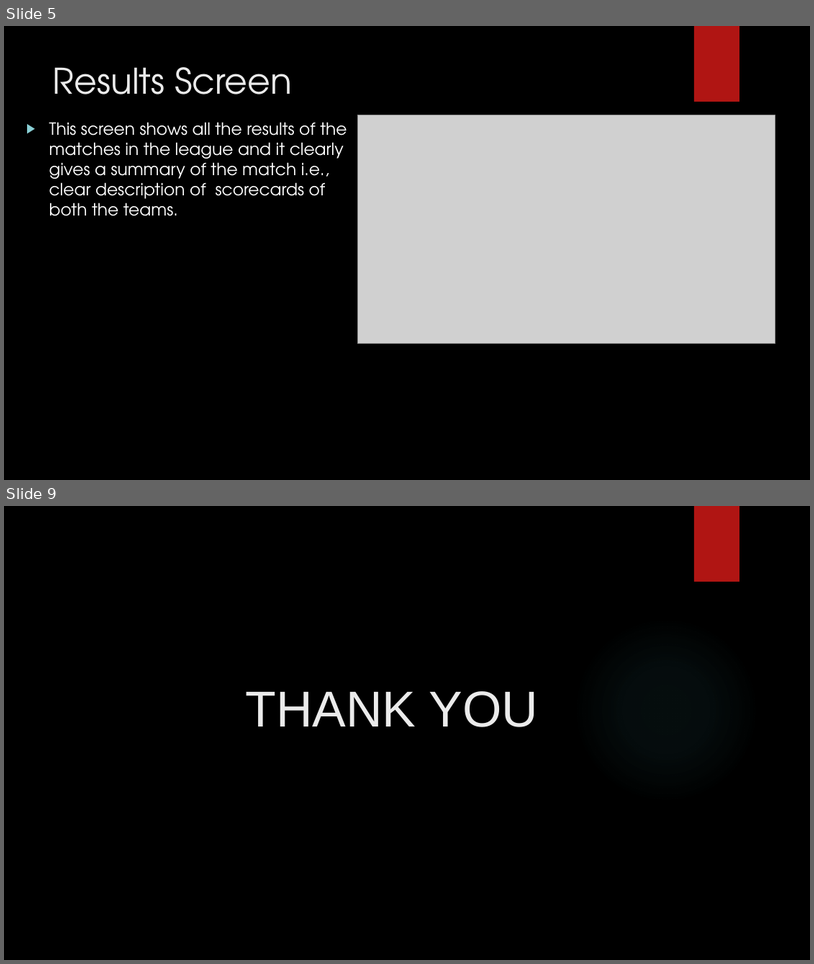
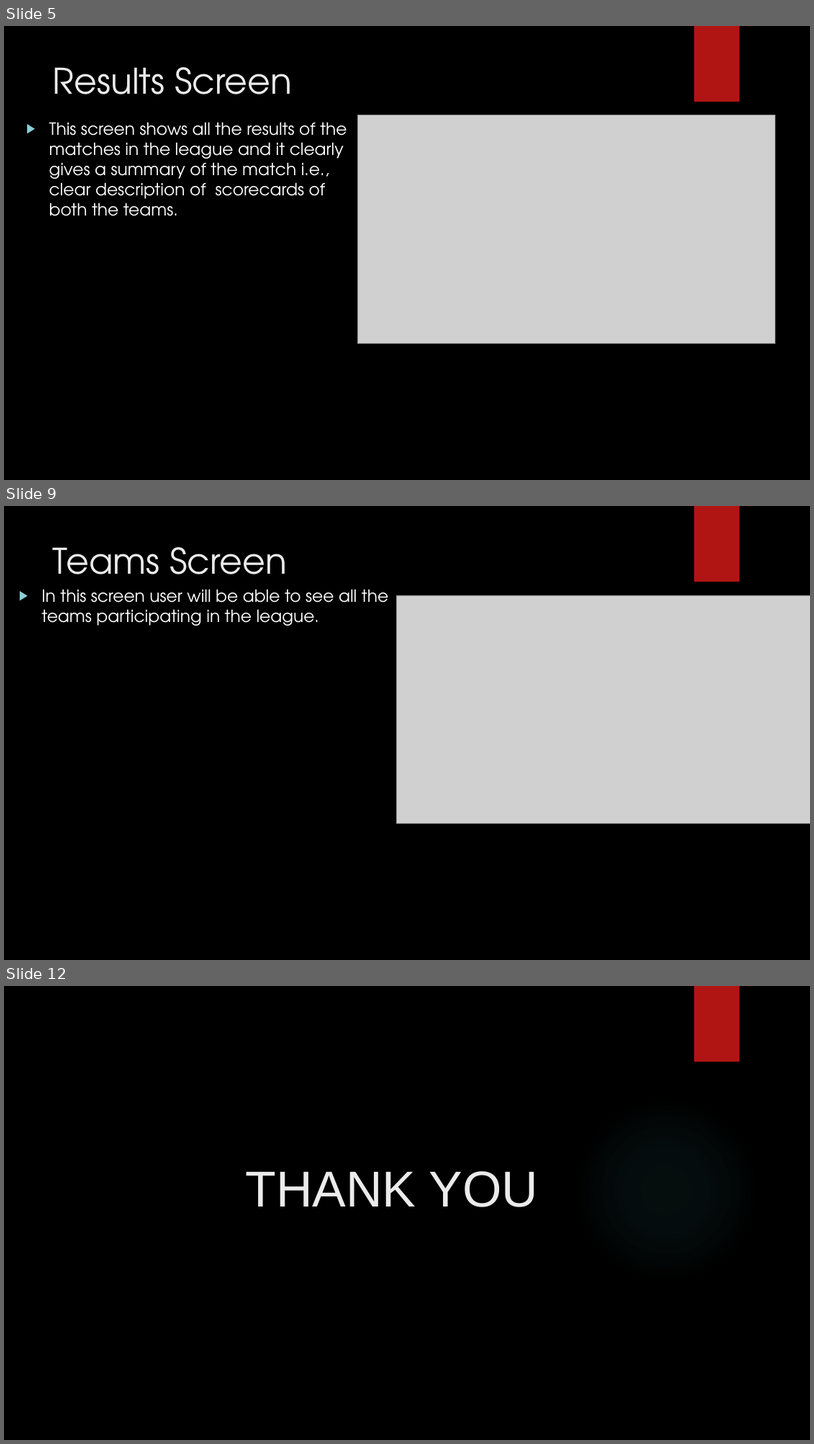
Before and after one commit to harshithreddypeddolla/Assignment-Cricketleague, a slide deck: Cricket League and Teams.pptx. Shown one above the other, each under a label of ours: slides 5 and 9 before the commit, slides 5, 9 and 12 after it; the slides between them are not shown. The pictures are 814x964 and 814x1444 pixels, drawn with LibreOffice and Linux fonts; fonts in the diff are those of the drawing; grey boxes stand for pictures; background and template pictures are left out. Boxes give left, top, right and bottom in pixels: in the first picture for what was removed or moved away, otherwise in the second. Text is boxed around its words. In the diff, an @@ line names an element or a change of style, - is before the commit and + after.

```diff
--- a/Cricket League and Teams.pptx
+++ b/Cricket League and Teams.pptx
@@ slide 9 added at box(4, 506, 810, 960), background picture (left out); not listed: 1 template element that a slide beside it also shows @@
@@ title added at box(53, 547, 287, 590), 42 pt, text #EBEBEB @@
+Teams Screen
@@ text added at box(41, 589, 388, 626), 20 pt, text #FFFFFF @@
+▶ In this screen user will be able to see all the teams participating in the league.
@@ picture added at box(396, 595, 810, 824) @@
@@ what was slide 9 is now slide 12 @@
```
Also in this commit, not shown: 5 slides changed, 2 other slides added.
